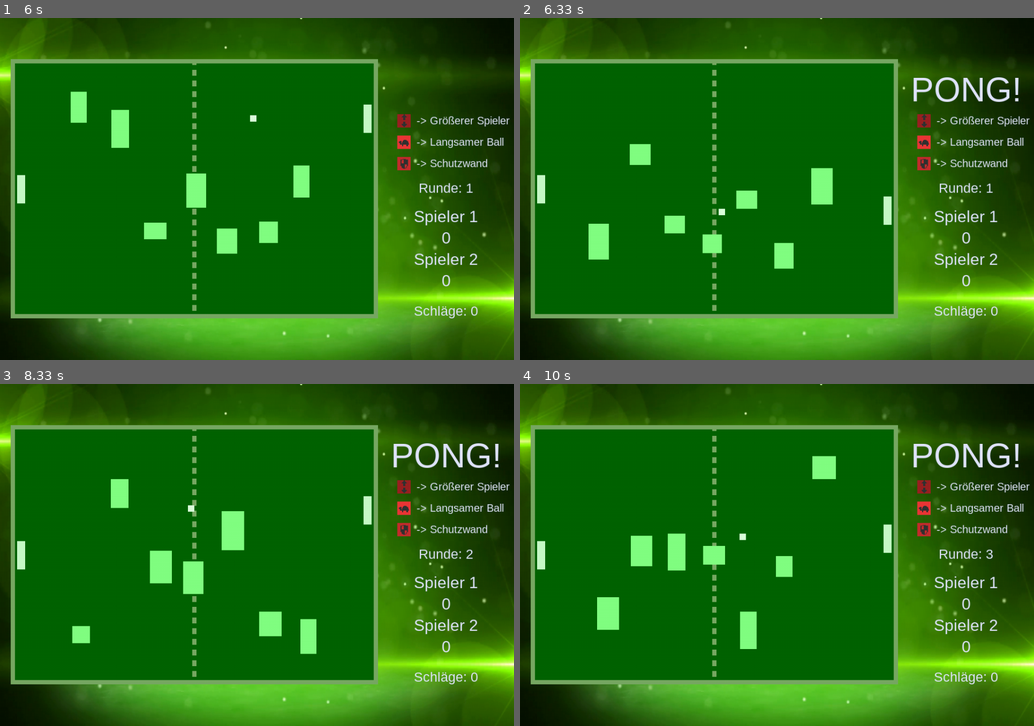
Above: before the commit, frames 1-4 (two rows, left to right).
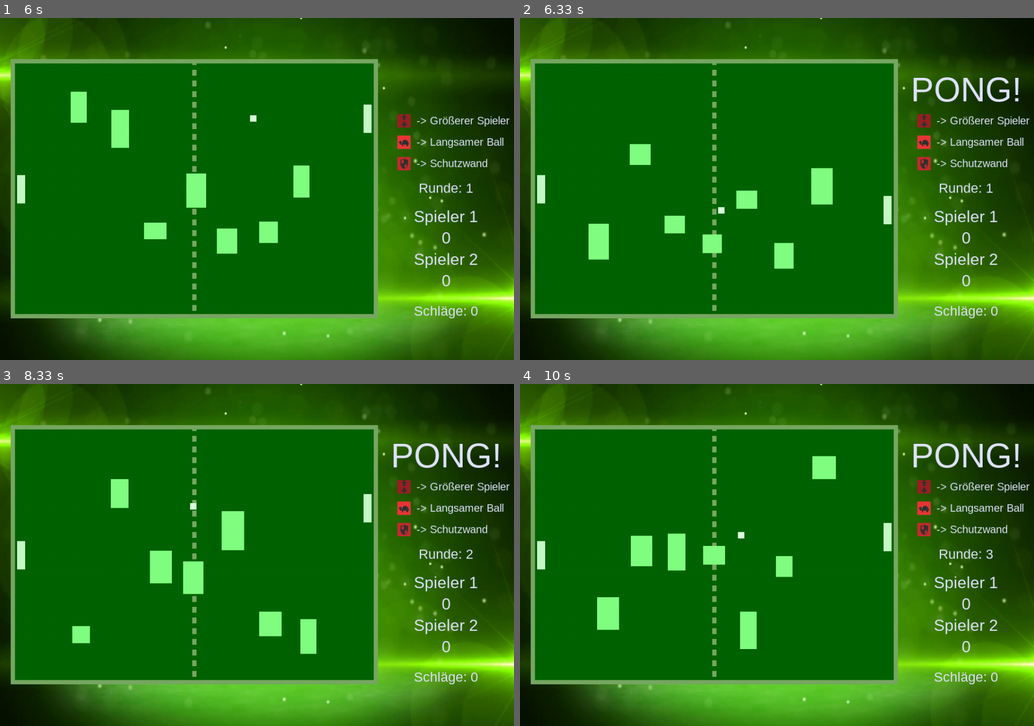
Above: after the commit, the same moments.

Repository: astroPythoner/pygame_Pong
Game: pygame game, started from pong.py
Two runs of this game, one before a commit and one after it. Both use one fixed random seed, a clock stepped at 60 frames per second and the inputs below.
Inputs:
- Up to frame 1 (6 s): hold Right 0.33-0.8 s; hold Up 0.83-1.3 s; tap D at 1.33 s; tap A at 1.67 s; hold Right 2.83-3.47 s; tap Space at 4, 5.97 s; hold Left 4.5-4.8 s; hold Up 4.83-5.2 s; hold W 4.83-5.2 s; hold Up 5.23-5.53 s; hold W 5.23-5.53 s
- Up to frame 2 (6.33 s): no input
- Up to frame 3 (8.33 s): hold Up 6.97-7.27 s; hold W 6.97-7.27 s; tap Space at 7.7 s
- Up to frame 4 (10 s): hold Up 8.53-8.83 s; hold W 8.53-8.83 s; hold Up 8.87-9.23 s; hold W 8.87-9.23 s; tap Space at 9.6 s

Frame 1 is identical in both runs. In frame 2, less than 0.1% of the frame differs, in the area x 38-73%, y 52-61%; in frame 3, less than 0.1%, in the area x 36-73%, y 32-42%; in frame 4, less than 0.1%.

Commit message:
Abprallwinkel mit Zufallszahl verändern

Diff:
--- a/constants.py
+++ b/constants.py
@@ -96,7 +96,6 @@
 
     return return_images
 
-
 # Dateipfade herausfinden
 # Diese Pythondatei sollte im gleichen Ordner liegen wie der img Ornder mit den Grafiken und der snd Ordner mit den Tönen
 img_dir = path.join(path.dirname(__file__), 'img')
--- a/pong.py
+++ b/pong.py
@@ -786,25 +786,25 @@
                     if self.ball.pos.y - self.ball.vel.y > hindernis.rect.bottom and self.ball.vel.y < 0: # von unten dagegen
                         self.ball.pos.y = hindernis.rect.bottom + 6
                         self.ball.vel.y = -self.ball.vel.y
-                        self.ball.vel.rotate(random.randrange(-3, 3))
+                        self.ball.vel = self.ball.vel.rotate(random.randrange(3,8))
                         if self.debug:
                             print("von unten")
                     elif self.ball.pos.y - self.ball.vel.y < hindernis.rect.top and self.ball.vel.y > 0: # von oben dagegen
                         self.ball.pos.y = hindernis.rect.top - 6
                         self.ball.vel.y = -self.ball.vel.y
-                        self.ball.vel.rotate(random.randrange(-3, 3))
+                        self.ball.vel = self.ball.vel.rotate(random.randrange(-3,-8,-1))
                         if self.debug:
                             print("von oben")
                     if self.ball.pos.x - self.ball.vel.x < hindernis.rect.left and self.ball.vel.x > 0: # von links dagegen
                         self.ball.pos.x = hindernis.rect.left - 6
                         self.ball.vel.x = -self.ball.vel.x
-                        self.ball.vel.rotate(random.randrange(-3, 3))
+                        self.ball.vel = self.ball.vel.rotate(random.randrange(3,8))
                         if self.debug:
                             print("von links")
                     elif self.ball.pos.x - self.ball.vel.x > hindernis.rect.right and self.ball.vel.x < 0: # von rechts dagegen
                         self.ball.pos.x = hindernis.rect.right + 6
                         self.ball.vel.x = -self.ball.vel.x
-                        self.ball.vel.rotate(random.randrange(-3, 3))
+                        self.ball.vel = self.ball.vel.rotate(random.randrange(-3,-8,-1))
                         if self.debug:
                             print("von rechts")
 
